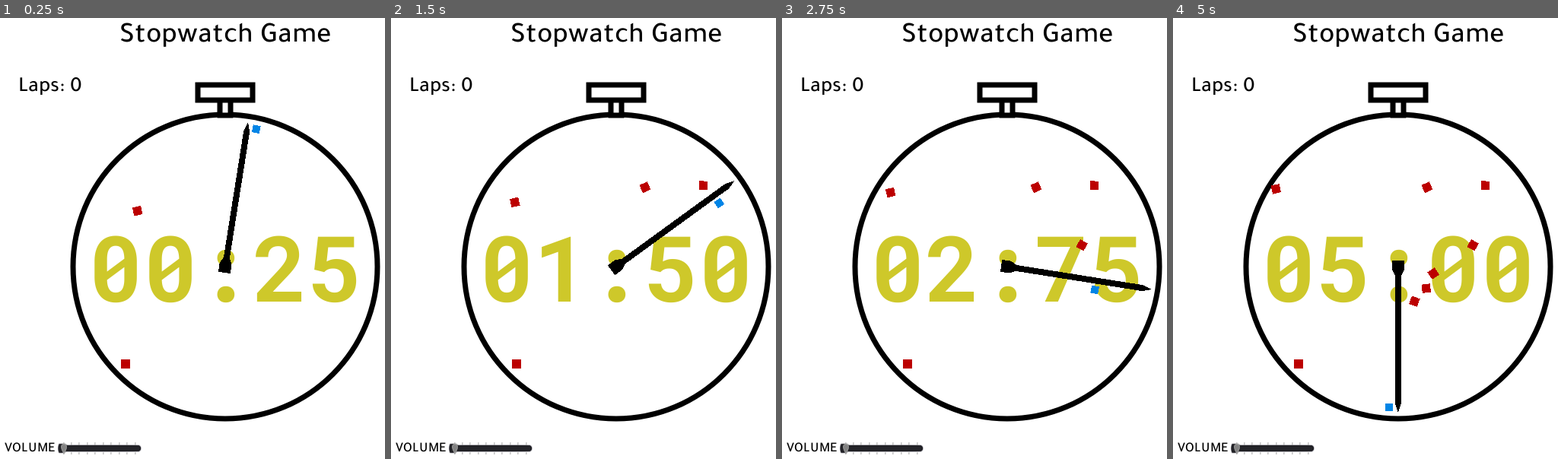
Above: before the commit, frames 1-4 (left to right).
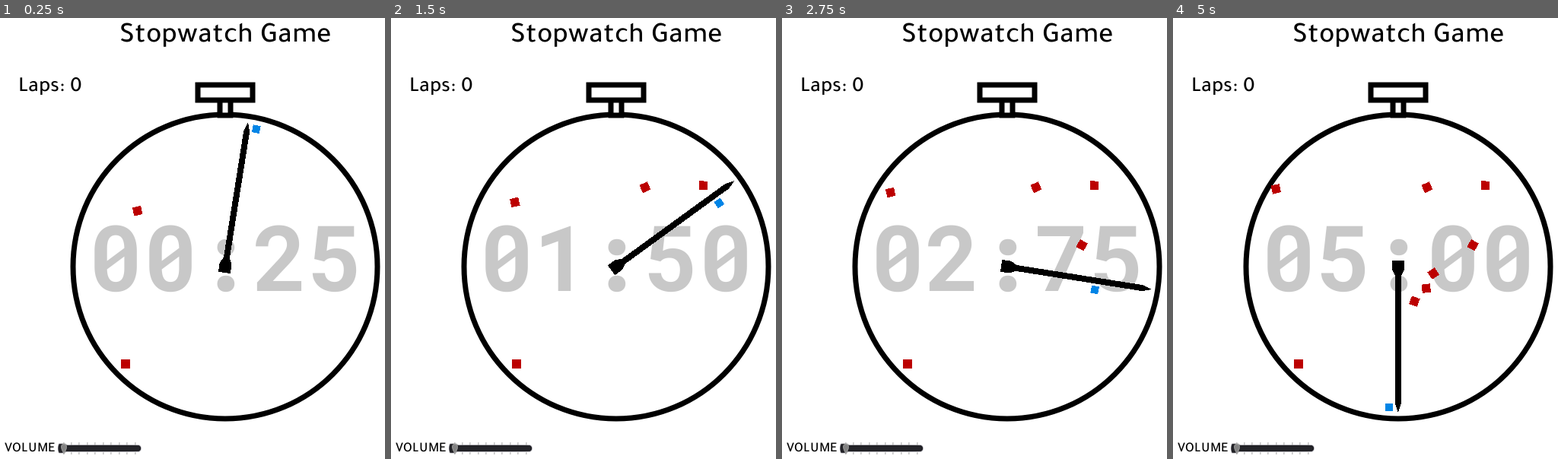
Above: after the commit, the same moments.

Repository: albertnez/10-second-laps
Game: Godot game, scene res://Scenes/GameWrapper.tscn
Two runs of this game, one before a commit and one after it. Both use one fixed random seed, a clock stepped at 60 frames per second and the inputs below.
Inputs:
- Up to frame 1 (0.25 s): no input
- Up to frame 2 (1.5 s): tap Space (action) at 0.6, 1.35 s
- Up to frame 3 (2.75 s): tap Space (action) at 2.1 s
- Up to frame 4 (5 s): tap Space (action) at 2.85, 3.6, 4.35 s

The runs differ from the first frame. In frame 1, 6.6% of the frame differs, in the area x 24-93%, y 46-65%; in frame 2, 5.8%; in frame 3, 5.9%; in frame 4, 6.6%.

Commit message:
Adjust inner clock

Diff:
--- a/Scenes/Game/World.tscn
+++ b/Scenes/Game/World.tscn
@@ -28,7 +28,7 @@
 position = Vector2( 300, 340 )
 
 [node name="InsideCounter" type="Control" parent="ClockCenter"]
-modulate = Color( 0.811765, 0.788235, 0.168627, 1 )
+modulate = Color( 0.788235, 0.788235, 0.788235, 1 )
 anchor_left = 0.5
 anchor_top = 0.5
 anchor_right = 0.5
@@ -44,10 +44,10 @@
 anchor_top = 0.5
 anchor_right = 0.5
 anchor_bottom = 0.5
-margin_left = -20.0
-margin_top = -7.0
-margin_right = 20.0
-margin_bottom = 7.0
+margin_left = -180.0
+margin_top = -94.0
+margin_right = 180.0
+margin_bottom = 65.0
 grow_horizontal = 2
 grow_vertical = 2
 custom_fonts/font = SubResource( 3 )
